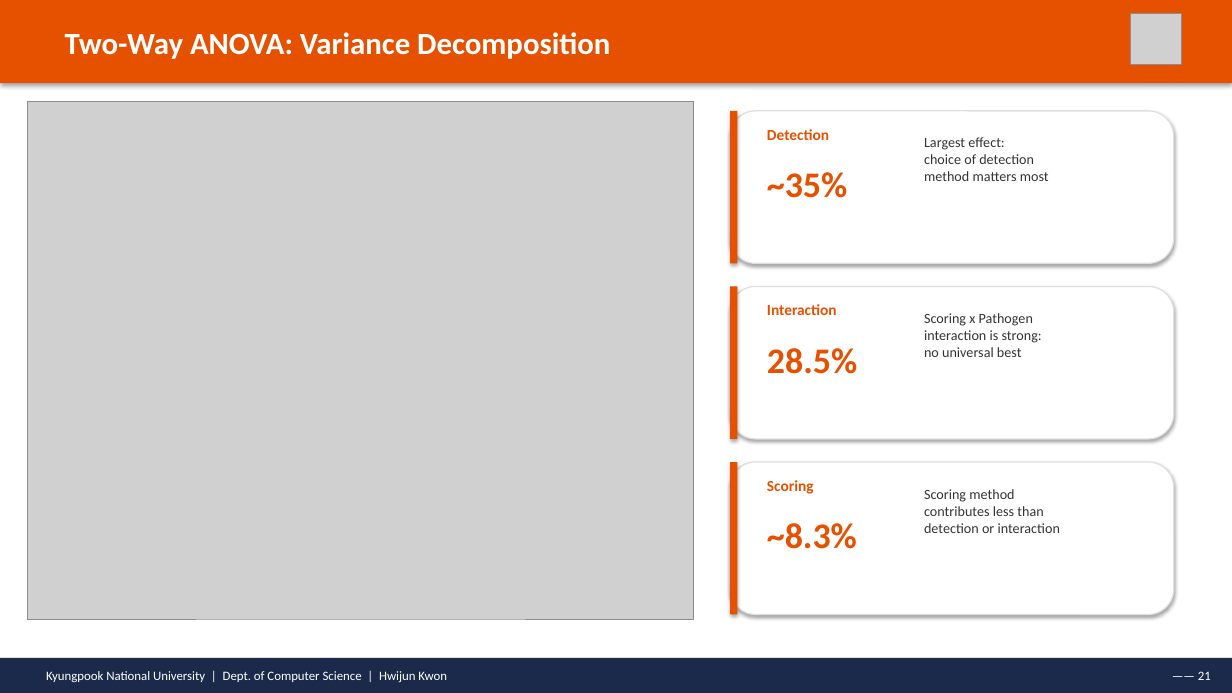
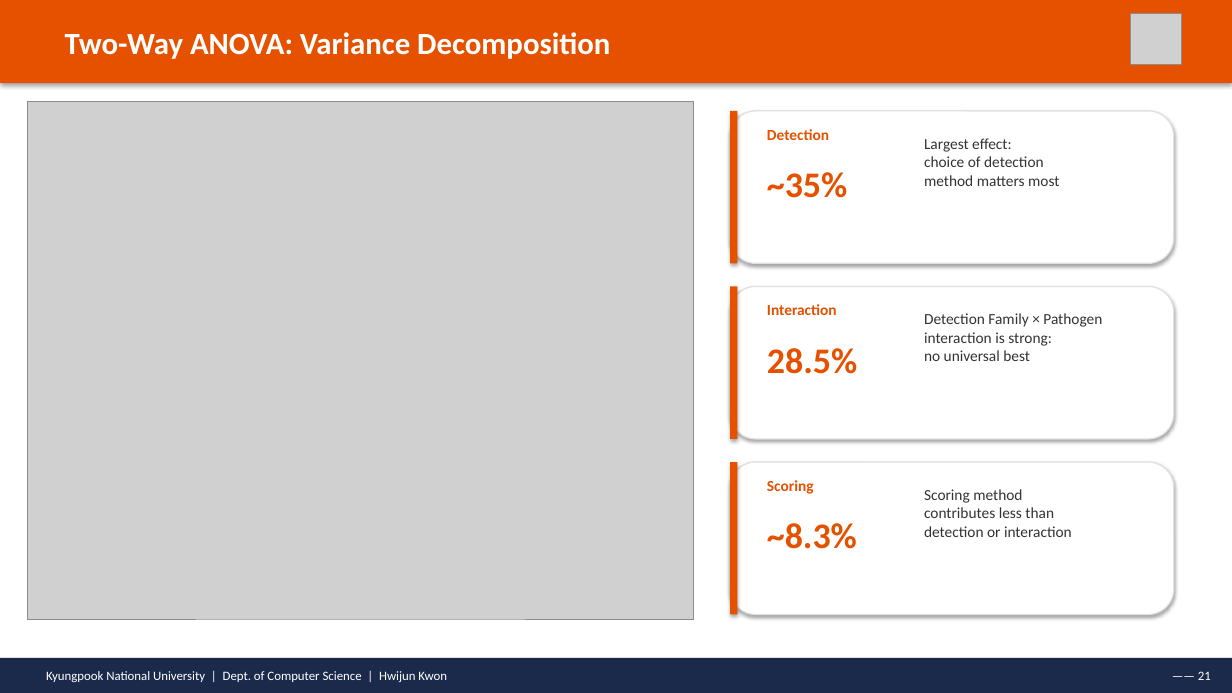
Before and after one commit to hwijunkwon/mutbench, a slide deck: slide 21 of paper/ppt/MutBench_Defense_v4.pptx. Drawn at 1232x693 pixels with LibreOffice and Linux fonts; fonts in the diff are those of the drawing; grey boxes stand for pictures. Boxes give left, top, right and bottom in pixels: in the first picture for what was removed or moved away, otherwise in the second. Text is boxed around its words. In the diff, an @@ line names an element or a change of style, - is before the commit and + after.

```diff
--- a/paper/ppt/MutBench_Defense_v4.pptx
+++ b/paper/ppt/MutBench_Defense_v4.pptx
@@ text "Largest effect:" at box(924, 138, 1059, 186): size 11 to 12 pt @@
@@ text at box(924, 313, 1102, 327): text changed; size 11 to 12 pt @@
-Scoring x Pathogen
+Detection Family × Pathogen
@@ text at box(924, 332, 1052, 361): size 11 to 12 pt in "interaction is strong:", "no universal best" @@
@@ text "Scoring method" at box(924, 489, 1072, 537): size 11 to 12 pt @@
```
Also in this commit, not shown: 19 other slides changed, 1 other file.
